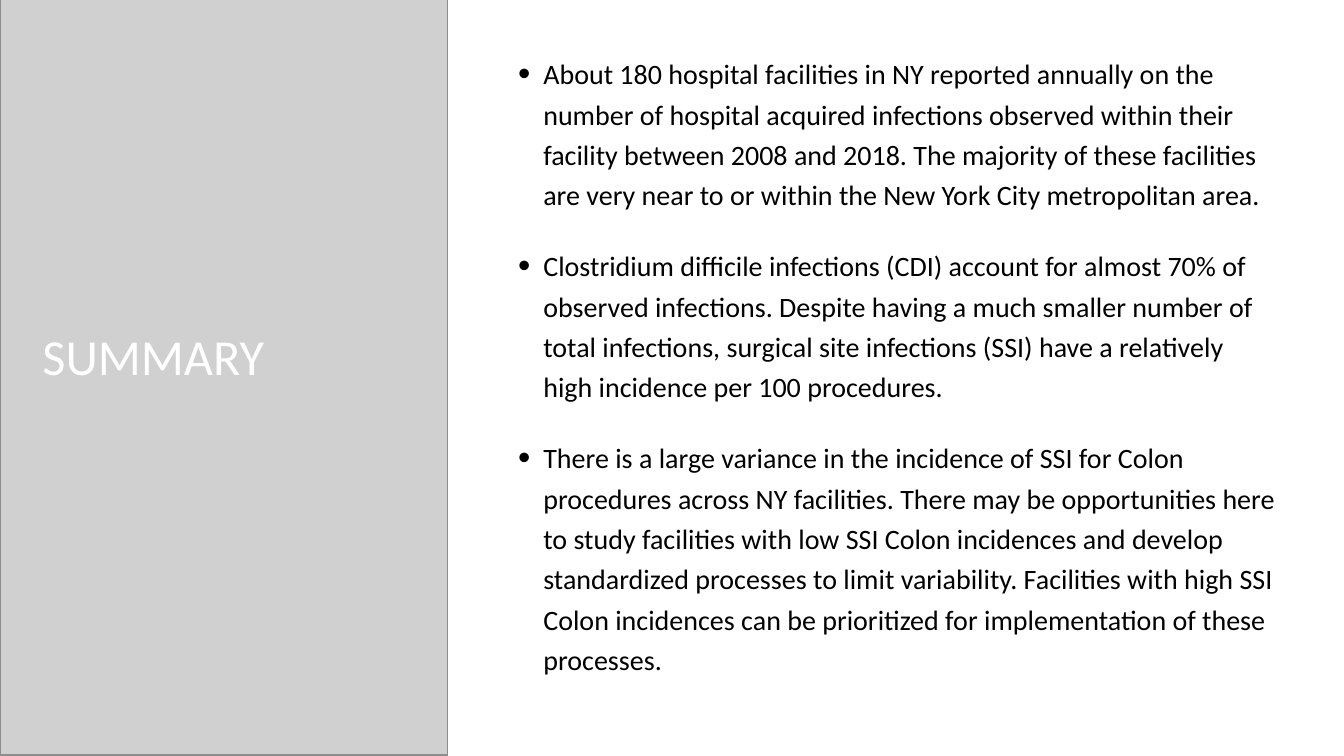
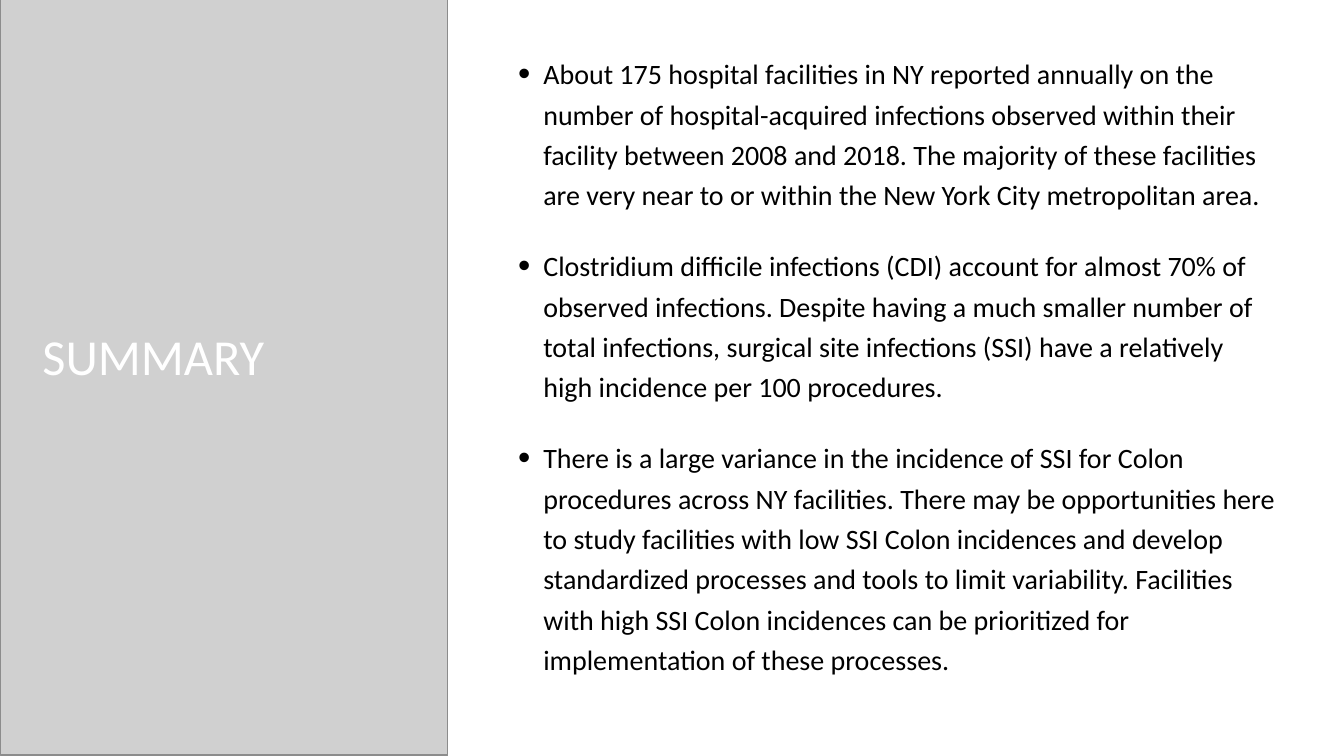
Before and after one commit to bethperry/HAI_Analysis, a slide deck: slide 15 of Hospital Acquired Infections in NY - Analysis and Summary.pptx. Drawn at 1344x756 pixels with LibreOffice and Linux fonts; fonts in the diff are those of the drawing; grey boxes stand for pictures; background and template pictures are left out. Boxes give left, top, right and bottom in pixels: in the first picture for what was removed or moved away, otherwise in the second. Text is boxed around its words. In the diff, an @@ line names an element or a change of style, - is before the commit and + after.

Commit message:
updated presentation

```diff
--- a/Hospital Acquired Infections in NY - Analysis and Summary.pptx
+++ b/Hospital Acquired Infections in NY - Analysis and Summary.pptx
@@ text at [543,64,1259,210]: text changed @@
-• About 180 hospital facilities in NY reported annually on the number of hospital acquired infections observed within their facility between 2008 and 2018. The majority of these facilities are very near to or within the New York City metropolitan area.
+• About 175 hospital facilities in NY reported annually on the number of hospital-acquired infections observed within their facility between 2008 and 2018. The majority of these facilities are very near to or within the New York City metropolitan area.
@@ text at [543,448,1275,675]: text changed @@
-• There is a large variance in the incidence of SSI for Colon procedures across NY facilities. There may be opportunities here to study facilities with low SSI Colon incidences and develop standardized processes to limit variability. Facilities with high SSI Colon incidences can be prioritized for implementation of these processes.
+• There is a large variance in the incidence of SSI for Colon procedures across NY facilities. There may be opportunities here to study facilities with low SSI Colon incidences and develop standardized processes and tools to limit variability. Facilities with high SSI Colon incidences can be prioritized for implementation of these processes.
```
Also in this commit, not shown: 11 other slides changed, 2 slides added, 4 slides removed.
